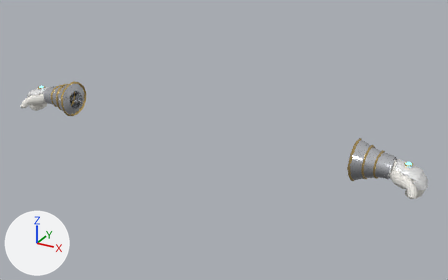
The glTF model game/assets/characters/hero/wear/guardian_gauntlets.glb: old version first, new version second.
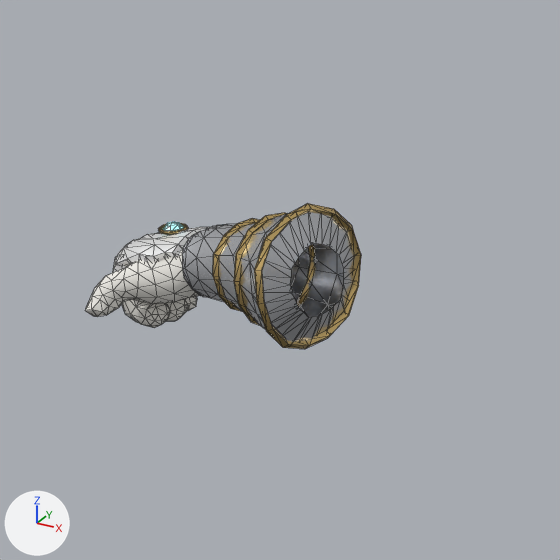
Each version is shown whole from a 50 mm camera at (1.13, -1.848, 2.351) aimed at (0.096, 0.031, 1.411), then close up on the part from 0% to 30% of the width and 12% to 60% of the height. The lights are fixed; the arrows at lower left show +X, +Y and +Z. The last two pictures show the newer version. The close-ups show mesh edges as thin lines. Vertices at exactly the same position are counted once.

The first close-up shows 'wear_R'.
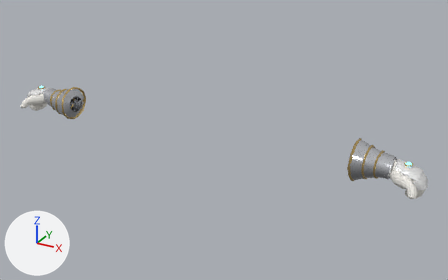
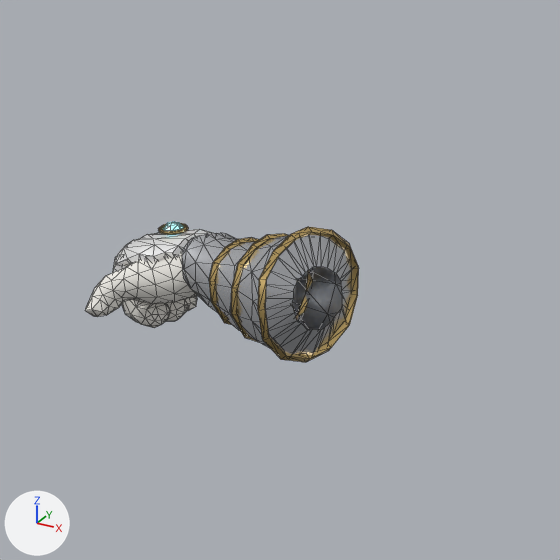
The newer file adds a shape key; the second version is drawn at full value of the shape key 'female' of 'wear_R', and the change is written as the vertex moves it makes.

What changed in the scene script:
```text
Change me_wear_r:
    used by ob_wear_r; location = (0.0, 0.0, 0.0)
    remove me_wear_r.from_pydata(...)  # 968 vertices, 1738 faces; spans x -0.853..-0.599, y -0.09..0.086, z 1.378..1.532
    add me_wear_r.from_pydata(...)  # 968 vertices, 1738 faces; spans x -0.853..-0.596, y -0.09..0.078, z 1.37..1.51
    me_wear_r part 1: 416 of 968 vertices moved; they spanned x -0.763..-0.599, y -0.069..0.086, z 1.385..1.532 and now span x -0.762..-0.596, y -0.07..0.078, z 1.37..1.51; mean shift (0.001, -0.004, -0.01); largest move (-0.615, 0.02, 1.527) -> (-0.613, 0.015, 1.505)
```

What differs and where, as boxes (x1, y1, x2, y2) in the close-ups (560 x 560 px; the box of a moved part takes in the faces that stretch with it):
'wear_R', reshaped: before (86, 203, 361, 349); after (86, 222, 359, 362)
part 1 of me_wear_r, moved or reshaped: before (148, 203, 361, 349); after (148, 227, 359, 362)
